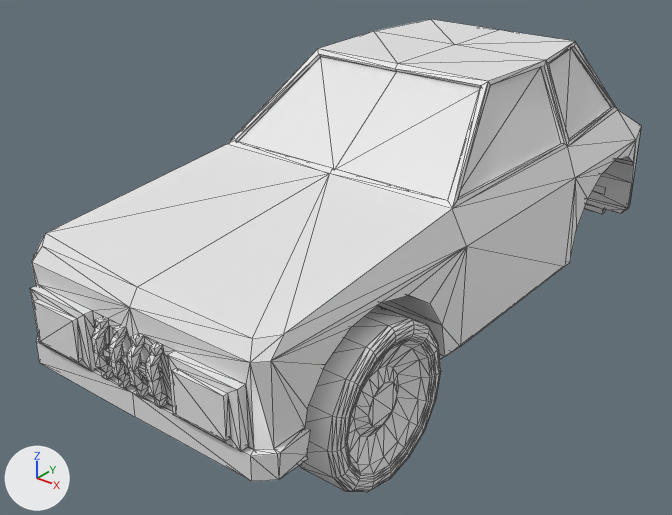
Two versions of the glTF model Models/finnicky.glb, one commit apart.
Before and after are seen from a 50 mm lens placed at (3.41, -4.94, 3.42), pointed at (-0.14, -0.5, 0.67). The lights are fixed; the arrows at lower left show +X, +Y and +Z. Mesh edges are drawn as thin lines. Vertices at the same position are counted once.

Names of what the first picture shows: 'chassi', 'wheel'.
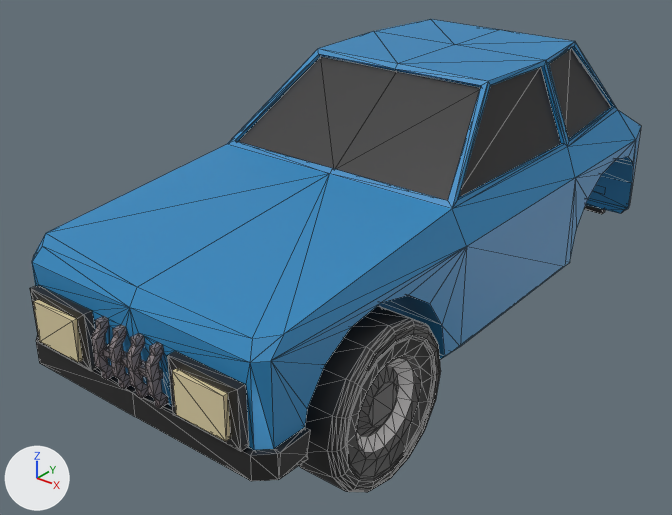
The change, as a list of edits to the scene's bpy script:
```text
Add img_uber_albedo:
    img_uber_albedo = load_image('uber_albedo', '_unpacked/uber_albedo', 128, 128, 'sRGB')
Add mat_material:
    mat_material = principled_material('Material')
    mat_material.texture = img_uber_albedo
Change me_cube_001:
    where me_cube_001.from_pydata(...)  # 500 vertices, 1169 faces; spans x -1.0..1.0, y -2.44..2.08, z 0.41..1.92
    used by ob_chassi; location = (0.0, 0.0, 0.0)
    me_cube_001 part 1: texture (UV) coordinates of 1169 of 1169 faces, centred in x -1.0..1.0, y -2.44..2.08, z 0.41..1.92, changed; they spanned u 0.0..0.75, v 0.0..0.88 and now span u 0.0..0.61, v 0.01..0.99
    add me_cube_001.materials.append(mat_material)  # picture img_uber_albedo
Change me_cylinder:
    where me_cylinder.from_pydata(...)  # 336 vertices, 668 faces; spans x -0.1..0.3, y -0.5..0.5, z -0.5..0.5
    used by ob_wheel; location = (0.75, -1.5, 0.5)
    me_cylinder part 2: 10 of the vertices in x 0.247..0.284, y 0.0..0.382, z 0.0..0.382 are scaled about their middle by 0.787
    me_cylinder part 3: 8 of the vertices in x 0.247..0.284, y -0.382..-0.132, z 0.0..0.353 are scaled about their middle by 0.787
    me_cylinder part 4: 8 of the vertices in x 0.247..0.284, y 0.0..0.353, z -0.382..-0.132 are scaled about their middle by 0.787
    me_cylinder part 5: 6 of the vertices in x 0.247..0.284, y -0.353..-0.132, z -0.353..-0.132 are scaled about their middle by 0.787
    add me_cylinder.materials.append(mat_material)  # picture img_uber_albedo
```

Where the change shows, as pixel boxes [x1, y1, x2, y2] in the pictures (672 x 515 px; the box of a moved part takes in the faces that stretch with it):
'chassi', recoloured, surface changed
    both: [30, 19, 641, 481]
'wheel', recoloured, reshaped
    both: [299, 306, 441, 492]
part 2 of me_cylinder, moved or reshaped
    before: [369, 339, 432, 400]
    after: [386, 339, 432, 400]
part 3 of me_cylinder, moved or reshaped
    before: [348, 358, 382, 434]
    after: [347, 346, 394, 443]
part 4 of me_cylinder, moved or reshaped
    before: [375, 377, 430, 476]
    after: [375, 383, 428, 476]
part 5 of me_cylinder, moved or reshaped
    before: [347, 430, 389, 476]
    after: [347, 432, 389, 476]
